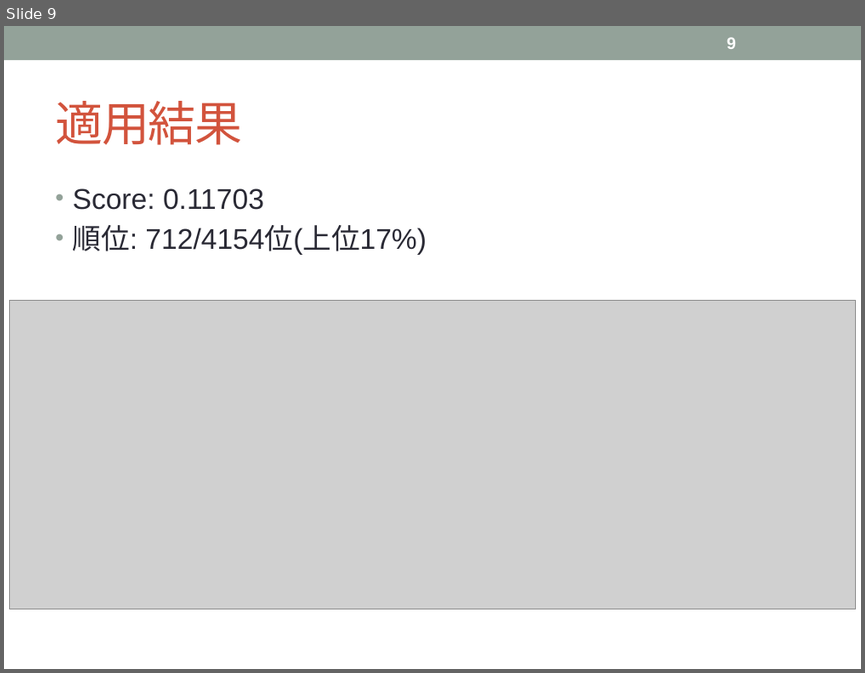
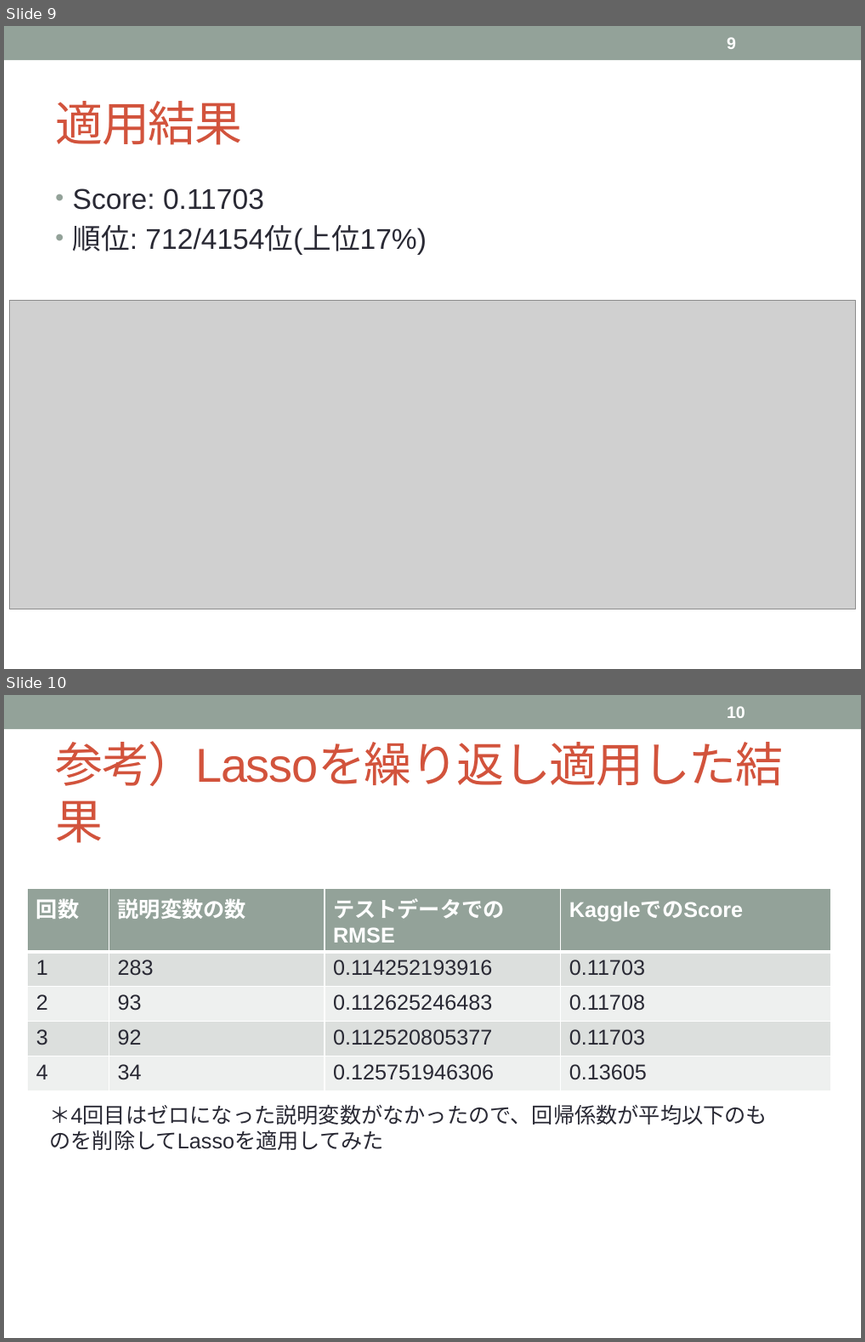
Before and after one commit to tsuchiyatoshio/team, a slide deck: misoka/2.3.Lasso/2.3.Lasso.pptx. Shown one above the other, each under a label of ours: slide 9 before the commit, slides 9 and 10 after it. The pictures are 865x673 and 865x1342 pixels, drawn with LibreOffice and Linux fonts; fonts in the diff are those of the drawing; grey boxes stand for pictures. Boxes give left, top, right and bottom in pixels: in the first picture for what was removed or moved away, otherwise in the second. Text is boxed around its words. In the diff, an @@ line names an element or a change of style, - is before the commit and + after.

```diff
--- a/misoka/2.3.Lasso/2.3.Lasso.pptx
+++ b/misoka/2.3.Lasso/2.3.Lasso.pptx
@@ slide 10 added at [4,695,861,1338], background #FFFFFF; not listed: 1 template element that a slide beside it also shows @@
@@ page number added at [726,706,745,718], 14 pt, text #FFFFFF, bold @@
+10
@@ title added at [55,741,783,786], 40 pt, text #D2533C @@
+参考）Lassoを繰り返し適用した結果
@@ table added at [28,888,831,1083], 5 rows, 4 columns @@
+回数 | 説明変数の数 | テストデータでのRMSE | KaggleでのScore
+1 | 283 | 0.114252193916 | 0.11703
+2 | 93 | 0.112625246483 | 0.11708
+3 | 92 | 0.112520805377 | 0.11703
+4 | 34 | 0.125751946306 | 0.13605
@@ text added at [49,1104,767,1150], 18 pt, text #292934 @@
+＊4回目はゼロになった説明変数がなかったので、回帰係数が平均以下のものを削除してLassoを適用してみた
```
Also in this commit, not shown: 4 slides changed.
